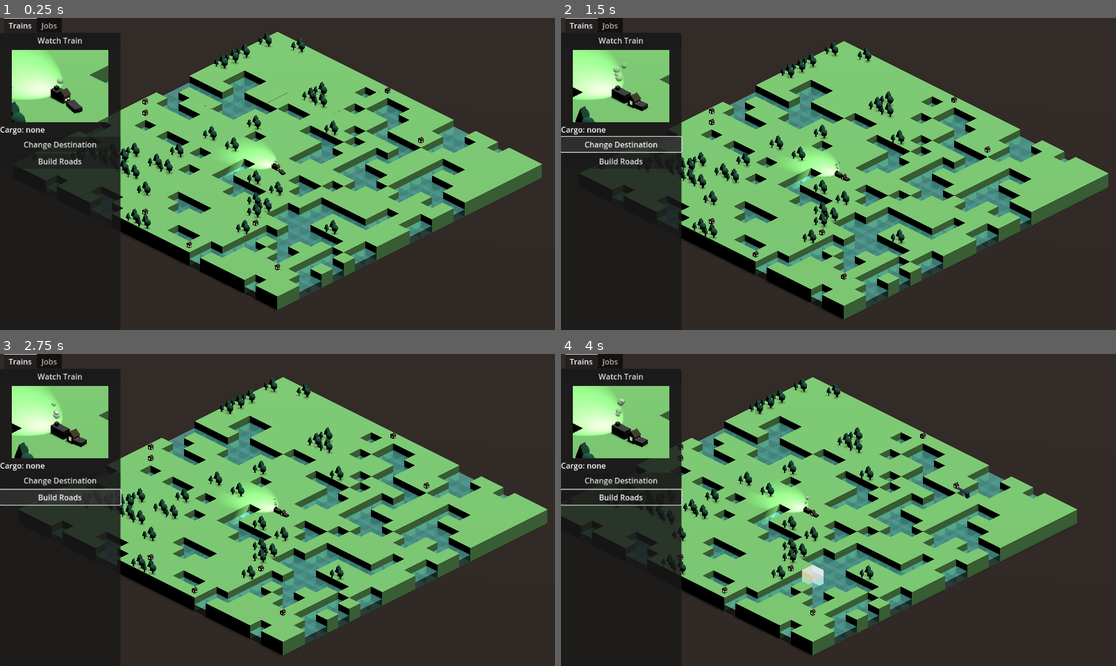
Above: before the commit, frames 1-4 (two rows, left to right).
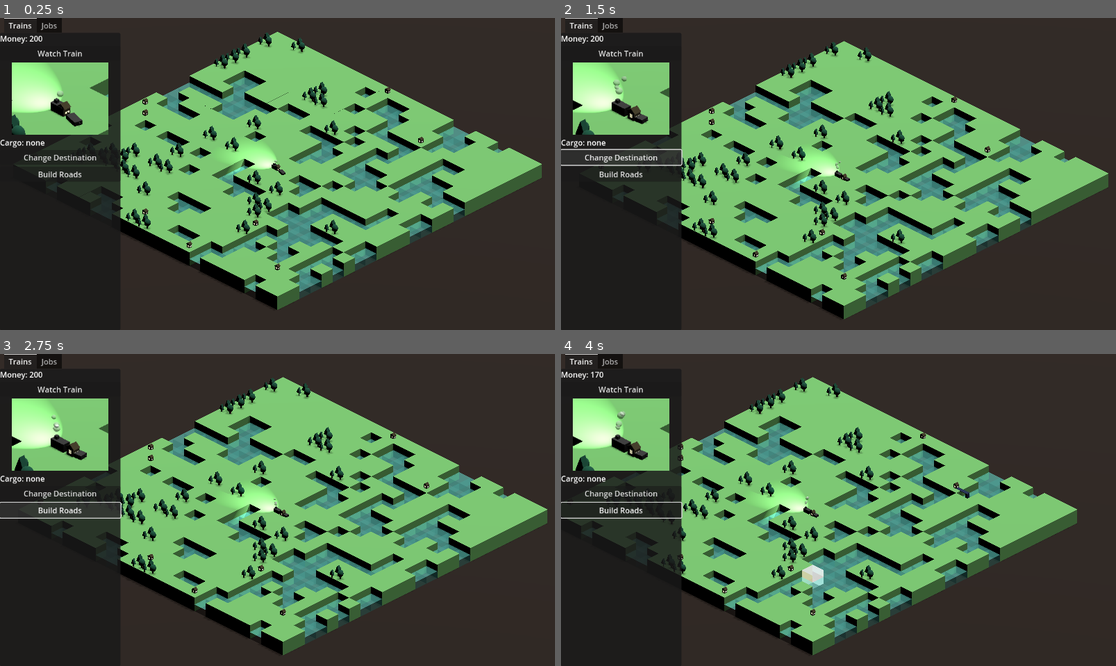
Above: after the commit, the same moments.

Repository: maryilewis/fantasy-railroad
Game: Godot game, scene res://World Map/World Map.tscn
The game is run twice, just before and just after one commit, with the same random seed, the same clock (stepped at 60 frames per second) and the same inputs.
Inputs (mouse positions are in pixels of both pictures, inside the frame that each line leads up to):
- Up to frame 1 (0.25 s): no input
- Up to frame 2 (1.5 s): click "Watch Train" at 0.5 s; click "Change Destination" at 1.25 s
- Up to frame 3 (2.75 s): click "Build Roads" at 2 s
- Up to frame 4 (4 s): tap Enter at 2.75 s; move the mouse to (960, 494) at 2.77 s; hold D 2.78-3.5 s; click (960, 494) at 2.92 s; tap Space at 3.5 s; drag from (727, 525) to (810, 572) at 3.52 s

The runs differ from the first frame. In frame 1, 3.7% of the frame differs, in the area x 0-20%, y 5-52%; in frame 2, 4.1%; in frame 3, 4.0%; in frame 4, 4.1%, in the area x 0-22%, y 5-53%.

Commit message:
all good things

Diff:
--- a/Autoloads/job_service.gd
+++ b/Autoloads/job_service.gd
@@ -40,19 +40,30 @@
 	_init_visible_job_list()
 	job_menu = job_menu_ref.instantiate()
 	job_menu.set_jobs(visible_job_list)
-
-func connect_job_list_scene(parent):
-	parent.add_child(job_menu)
+	MenuService.add_job_menu(job_menu)
+	update_menu_money()
 
 func get_jobs_by_town(town):
 	return visible_job_list.filter(func(job): return job.town == town)
 
 func complete_job(job):
 	money += job.payment
+	update_menu_money()
 	visible_job_list.erase(job)
 	visible_job_list.append(_job_list.pop_front())
 	job_menu.set_jobs(visible_job_list)
 
+func pay_for_road(amount):
+	money -= amount
+	update_menu_money()
+
+func can_afford(amount):
+	return money >= amount
+
+func update_menu_money():
+	MenuService.update_money(money)
+
+
 # Called every frame. 'delta' is the elapsed time since the previous frame.
 func _process(_delta):
 	pass
--- a/Autoloads/menu_service.gd
+++ b/Autoloads/menu_service.gd
@@ -30,6 +30,10 @@
 #region details menu
 func update_cargo_list():
 	details_menu.update_cargo_list()
+func update_money(money):
+	details_menu.update_money(money)
+func add_job_menu(job_menu):
+	details_menu.add_job_menu(job_menu)
 
 # Called every frame. 'delta' is the elapsed time since the previous frame.
 func _process(_delta):
--- a/Menus/Details/details menu.gd
+++ b/Menus/Details/details menu.gd
@@ -3,8 +3,10 @@
 var selecting_destination = false
 
 func _ready():
-	JobService.connect_job_list_scene($TabContainer/Jobs) # TODO: is this really the direction I want this going in?
 	update_cargo_list()
+
+func add_job_menu(job_menu):
+	$TabContainer/Jobs.add_child(job_menu)
 
 func _on_destination_button_pressed():
 	CursorService.set_selecting_train_destination()
@@ -21,7 +23,10 @@
 		text += ", ".join(TrainService.train.cargo_list)
 	else:
 		text += "none"
-	$TabContainer/Trains/VBoxContainer/Label.text = text
+	$"TabContainer/Trains/VBoxContainer/Cargo Label".text = text
+
+func update_money(money):
+	$"TabContainer/Trains/VBoxContainer/Money Label".text = "Money: " + str(money)
 
 func _on_follow_train_pressed():
 	GameData.world_camera.set_follow_ref(TrainService.train.get_engine())
--- a/Menus/Details/details menu.tscn
+++ b/Menus/Details/details menu.tscn
@@ -33,6 +33,9 @@
 offset_bottom = 220.0
 grow_horizontal = 2
 
+[node name="Money Label" type="Label" parent="TabContainer/Trains/VBoxContainer"]
+layout_mode = 2
+
 [node name="Follow Train" type="Button" parent="TabContainer/Trains/VBoxContainer"]
 layout_mode = 2
 text = "Watch Train"
@@ -55,7 +58,7 @@
 far = 200.0
 script = ExtResource("2_8sijn")
 
-[node name="Label" type="Label" parent="TabContainer/Trains/VBoxContainer"]
+[node name="Cargo Label" type="Label" parent="TabContainer/Trains/VBoxContainer"]
 layout_mode = 2
 
 [node name="Destination Button" type="Button" parent="TabContainer/Trains/VBoxContainer"]
--- a/Square Scenes/base.gd
+++ b/Square Scenes/base.gd
@@ -7,6 +7,7 @@
 var visible_road_scene = preload("res://Square Scenes/road/visible_roads.tscn")
 var map_x: int
 var map_y: int
+var road_cost = 10
 #endregion
 
 #region traversal info
@@ -47,6 +48,7 @@
 func _on_click():
 	if (is_buildable() and CursorService.cursor_state == CursorService.CursorState.BUILDING):
 		GameData.build_road(map_x, map_y)
+		JobService.pay_for_road(road_cost)
 	elif (is_traversible() and CursorService.cursor_state == CursorService.CursorState.SELECTING_TRAIN_DESTINATION):
 		CursorService.set_train_destination(self)
 
--- a/Square Scenes/forest/forest.gd
+++ b/Square Scenes/forest/forest.gd
@@ -3,3 +3,4 @@
 func _init():
 	_is_buildable = true
 	_is_traversible = false
+	road_cost = 20
--- a/Square Scenes/water/water.gd
+++ b/Square Scenes/water/water.gd
@@ -5,6 +5,7 @@
 func _init():
 	_is_buildable = true
 	_is_traversible = false
+	road_cost = 30
 
 
 func _on_unhover():
